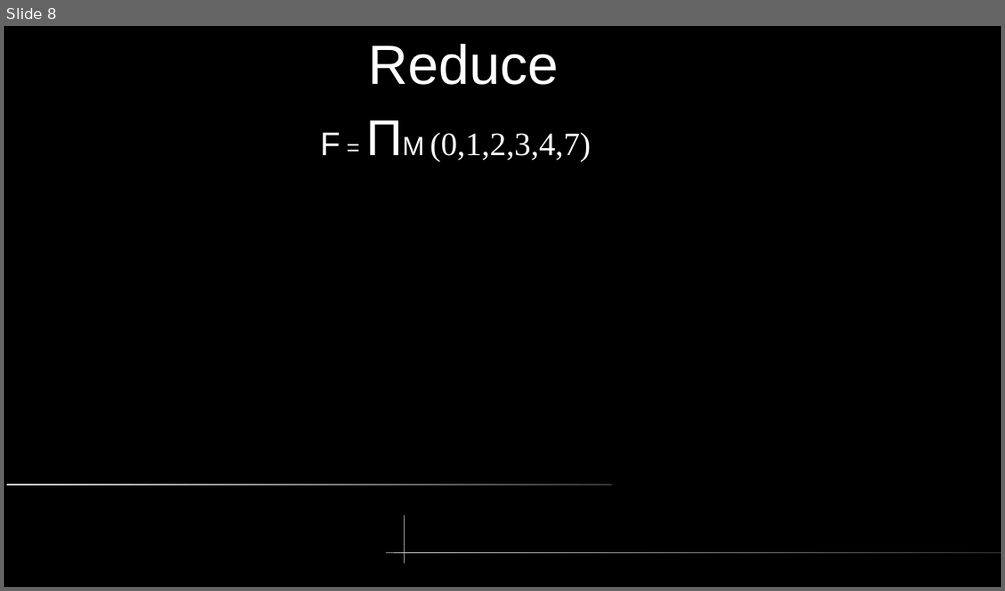
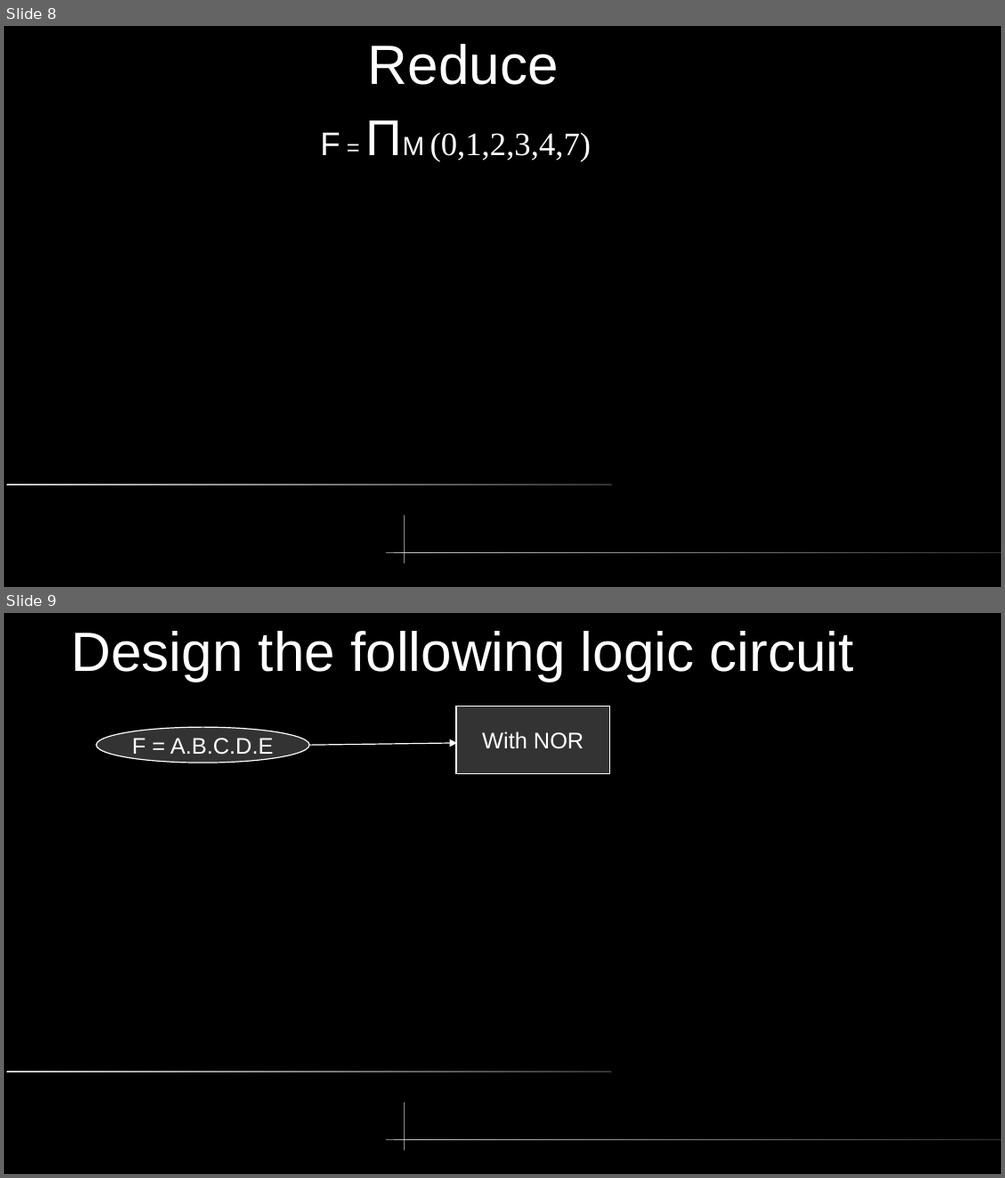
Before and after one commit to arnabsinha/Switching-Circuits-and-Logic-Design, a slide deck: Lecture_10.odp. Shown one above the other, each under a label of ours: slide 8 before the commit, slides 8 and 9 after it. The pictures are 1005x591 and 1005x1178 pixels, drawn with LibreOffice and Linux fonts; fonts in the diff are those of the drawing. Boxes give left, top, right and bottom in pixels: in the first picture for what was removed or moved away, otherwise in the second. Text is boxed around its words. In the diff, an @@ line names an element or a change of style, - is before the commit and + after.

```diff
--- a/Lecture_10.odp
+++ b/Lecture_10.odp
@@ slide 9 added at [4, 613, 1001, 1174], background #000000; not listed: 3 template elements that a slide beside it also shows @@
@@ title added at [72, 631, 854, 681], 44 pt, text #FFFFFF @@
+Design the following logic circuit
@@ rectangle added at [456, 706, 610, 774], fill #333333, outline #FFFFFF 0.85 pt, 18 pt, text #FFFFFF @@
+With NOR
@@ ellipse added at [97, 727, 310, 763], fill #333333, outline #FFFFFF 0.85 pt, 18 pt, text #FFFFFF @@
+F = A.B.C.D.E
@@ arrow added from (310, 745) to (457, 743), #FFFFFF 0.85 pt @@
```
Also in this commit, not shown: 1 other slide added, 12 other files.
